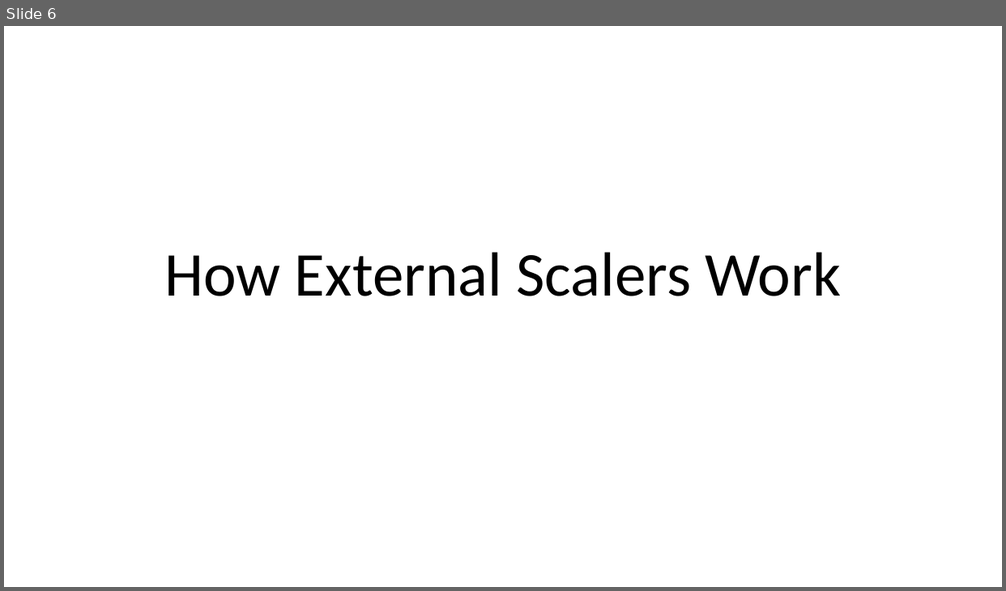
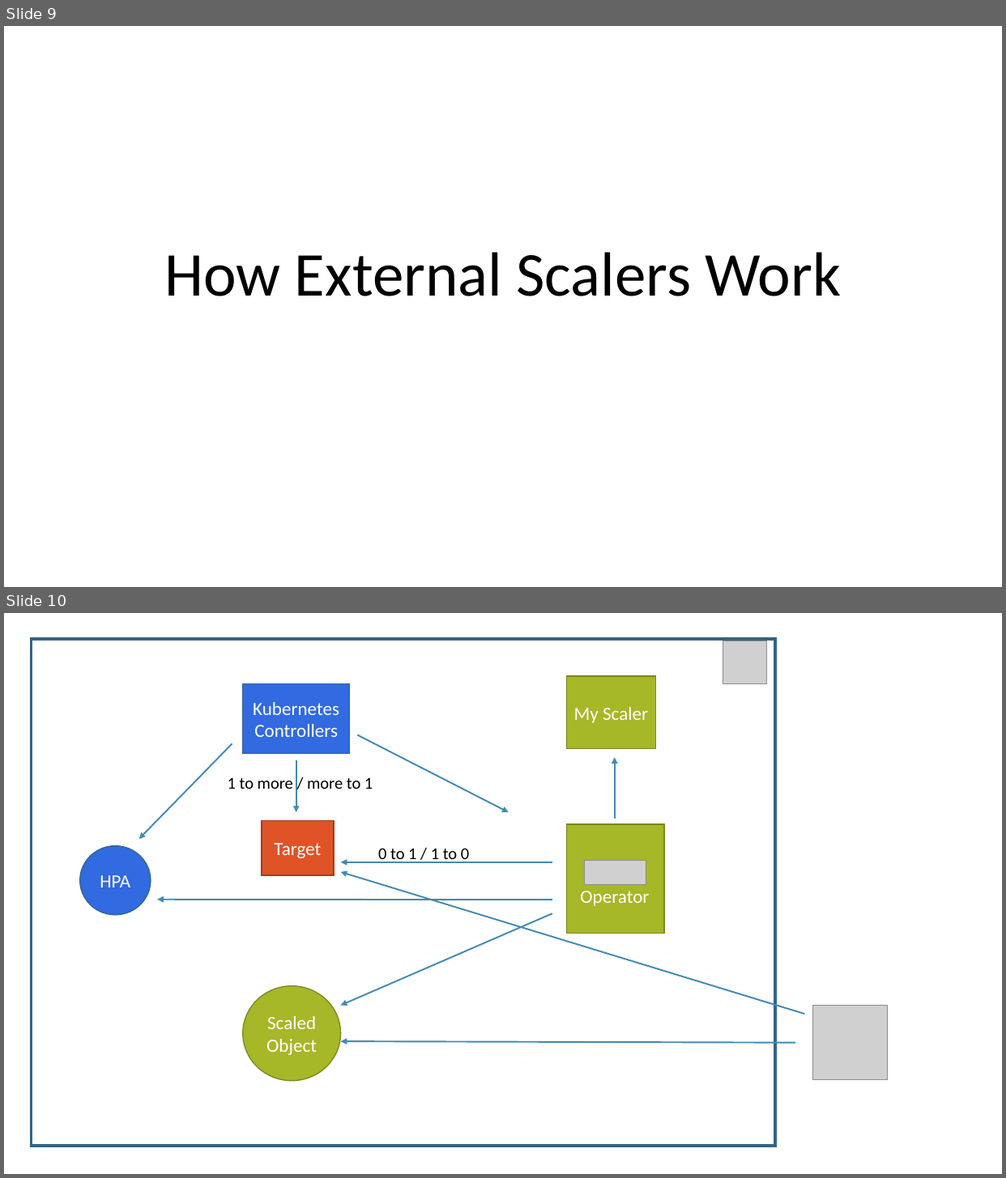
Before and after one commit to eashi/keda-workshop, a slide deck: preso.pptx. Shown one above the other, each under a label of ours: slide 6 before the commit, slides 9 and 10 after it. The pictures are 1006x591 and 1006x1178 pixels, drawn with LibreOffice and Linux fonts; fonts in the diff are those of the drawing; grey boxes stand for pictures. Boxes give left, top, right and bottom in pixels: in the first picture for what was removed or moved away, otherwise in the second. Text is boxed around its words. In the diff, an @@ line names an element or a change of style, - is before the commit and + after.

```diff
--- a/preso.pptx
+++ b/preso.pptx
@@ slide 10 added at (4, 613, 1002, 1174), background #FFFFFF @@
@@ rectangle added at (31, 638, 775, 1145), outline #306684 3 pt @@
@@ picture added at (722, 641, 767, 683) @@
@@ rectangle added at (243, 684, 350, 754), fill #316AE1, outline #306684 1 pt, 18 pt, text #FFFFFF @@
+Kubernetes Controllers
@@ rectangle added at (566, 676, 656, 748), fill #A6B727, outline #7B871D 1 pt, 18 pt, text #FFFFFF @@
+My Scaler
@@ arrow added from (232, 744) to (138, 839), #418AB3 1.5 pt @@
@@ arrow added from (357, 735) to (509, 812), #418AB3 1.5 pt @@
@@ arrow added from (615, 818) to (615, 757), #418AB3 1.5 pt @@
@@ text added at (228, 777, 373, 789), 16 pt, text #000000 @@
+1 to more / more to 1
@@ arrow added from (296, 760) to (296, 812), #418AB3 1.5 pt @@
@@ rectangle added at (262, 821, 334, 875), fill #DF5327, outline #A53D1D 1 pt, 18 pt, text #FFFFFF @@
+Target
@@ rectangle added at (566, 824, 664, 933), fill #A6B727, outline #7B871D 1 pt @@
@@ ellipse added at (79, 845, 151, 914), fill #316AE1, outline #306684 1 pt, 18 pt, text #FFFFFF @@
+HPA
@@ text added at (378, 848, 469, 863), 16 pt, text #000000 @@
+0 to 1 / 1 to 0
@@ arrow added from (805, 1014) to (341, 872), #418AB3 1.5 pt @@
@@ arrow added from (552, 862) to (341, 862), #418AB3 1.5 pt @@
@@ picture added at (584, 861, 646, 884) @@
@@ arrow added from (552, 900) to (157, 900), #418AB3 1.5 pt @@
@@ text added at (580, 891, 649, 906), 18 pt, text #FFFFFF @@
+Operator
@@ arrow added from (552, 914) to (341, 1005), #418AB3 1.5 pt @@
@@ ellipse added at (243, 986, 341, 1082), fill #A6B727, outline #7B871D 1 pt, 18 pt, text #FFFFFF @@
+ScaledObject
@@ picture added at (812, 1005, 888, 1080) @@
@@ arrow added from (796, 1043) to (341, 1042), #418AB3 1.5 pt @@
@@ what was slide 6 is now slide 9 @@
```
Also in this commit, not shown: 3 other slides added.
